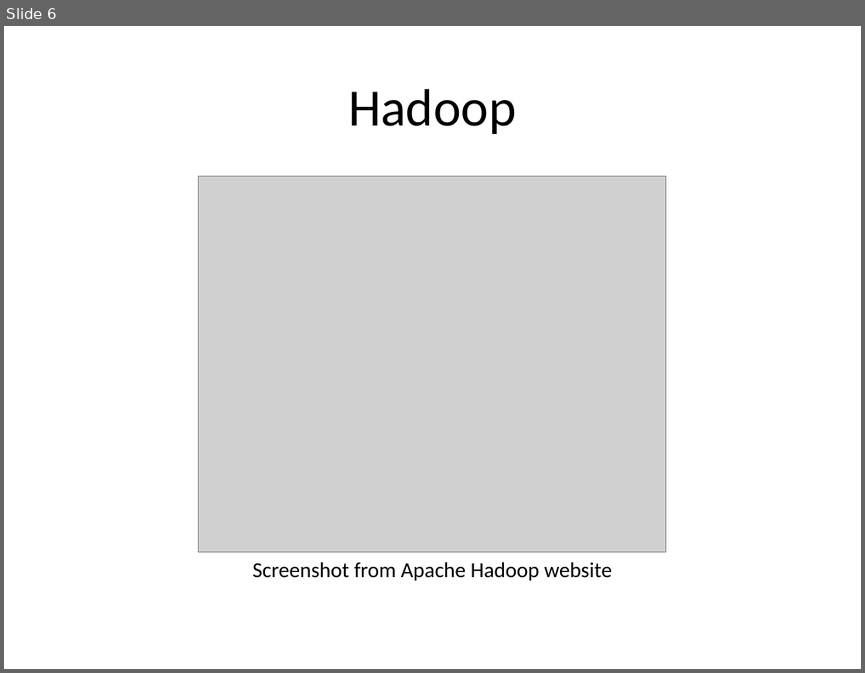
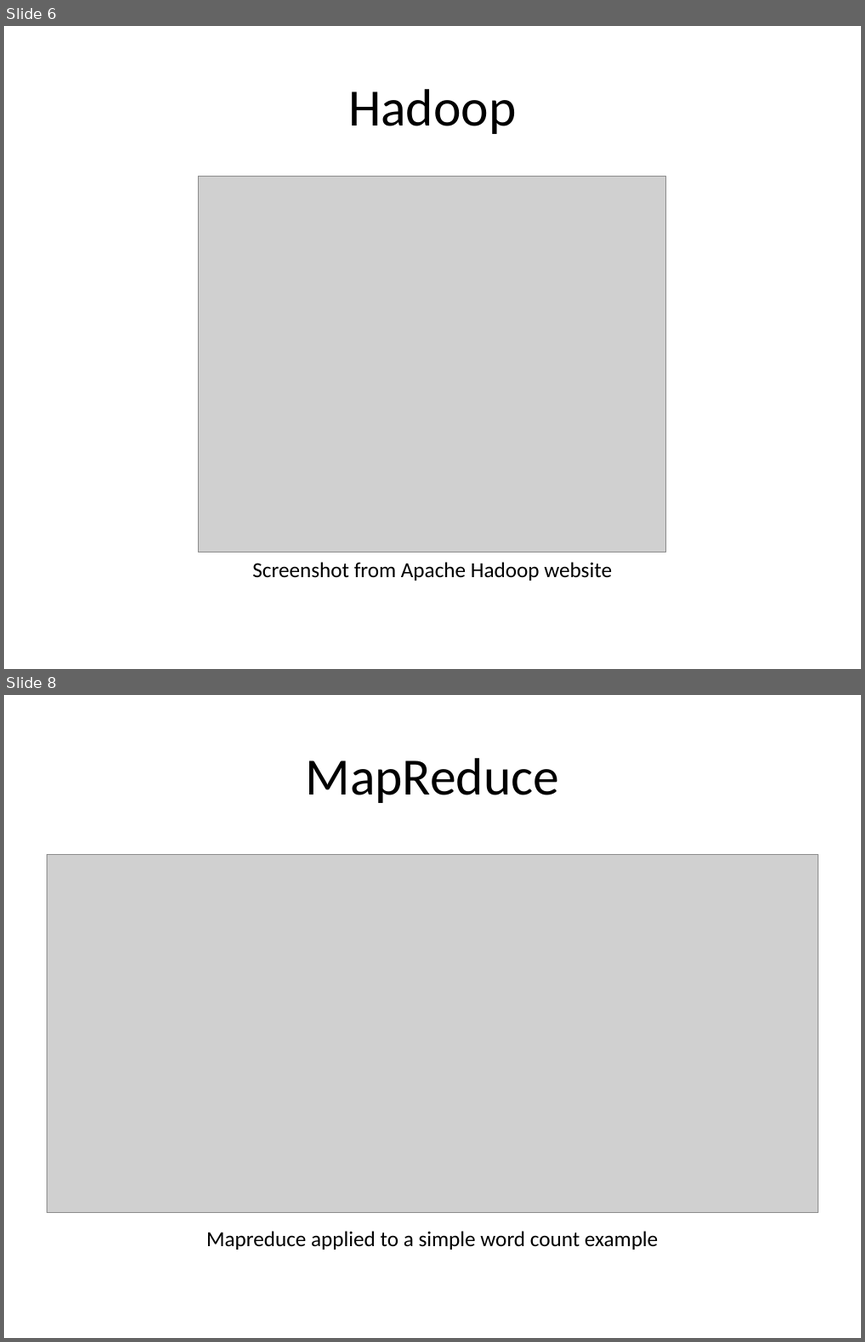
Before and after one commit to pmean/cluster-computing, a slide deck: talks/software.pptx. Shown one above the other, each under a label of ours: slide 6 before the commit, slides 6 and 8 after it; the slides between them are not shown. The pictures are 865x673 and 865x1342 pixels, drawn with LibreOffice and Linux fonts; fonts in the diff are those of the drawing; grey boxes stand for pictures. Boxes give left, top, right and bottom in pixels: in the first picture for what was removed or moved away, otherwise in the second. Text is boxed around its words. In the diff, an @@ line names an element or a change of style, - is before the commit and + after.

```diff
--- a/talks/software.pptx
+++ b/talks/software.pptx
@@ slide 8 added at [4, 695, 861, 1338], background #FFFFFF @@
@@ title added at [305, 758, 559, 803], 44 pt, text #000000 @@
+MapReduce
@@ picture added at [46, 854, 818, 1213] @@
@@ text added at [206, 1231, 658, 1249], 18 pt, text #000000 @@
+Mapreduce applied to a simple word count example
```
Also in this commit, not shown: 3 slides changed, 4 other slides added, 1 other file.
